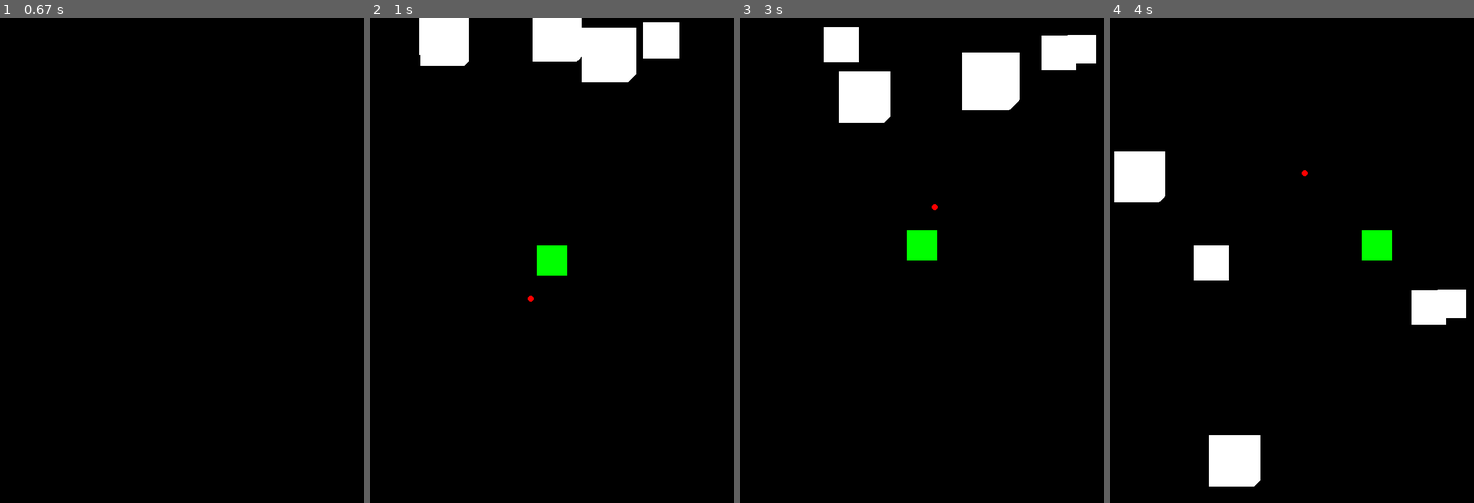
Above: before the commit, frames 1-4 (left to right).
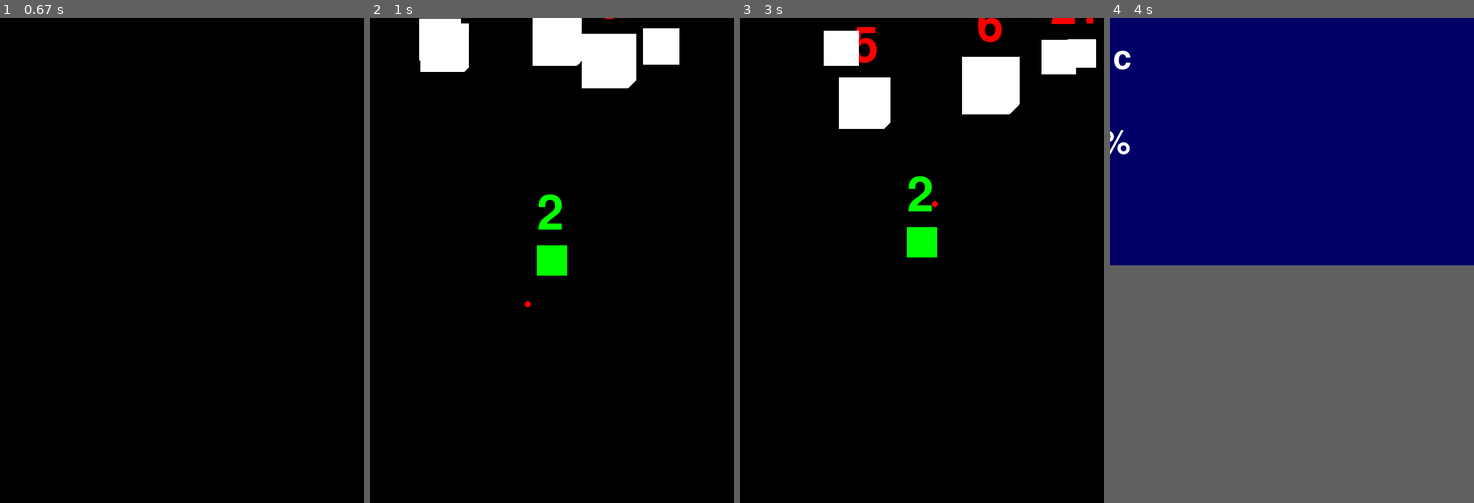
Above: after the commit, the same moments.

Repository: Lazerny/stunning-pygame-project
Game: pygame game, started from main.py
Two runs of this game, one before a commit and one after it. Both use one fixed random seed, a clock stepped at 60 frames per second and the inputs below.
Inputs (mouse positions are in pixels of both pictures, inside the frame that each line leads up to):
- Up to frame 1 (0.67 s): click (152, 168) at 0.38 s
- Up to frame 2 (1 s): click (537, 279) at 0.72 s
- Up to frame 3 (3 s): hold Right 1-1.47 s; move the mouse to (1038, 245) at 1.03 s; click (834, 110) at 1.55 s; click "Правила игры" at 1.88 s; click (798, 124) at 2.22 s; hold Up 2.5-2.8 s; click (976, 90) at 2.88 s
- Up to frame 4 (4 s): hold Right 3.17-3.63 s; move the mouse to (1423, 430) at 3.2 s; click (1197, 42) at 3.72 s
In frame 4 the window is 600x800 before the commit and 600x408 after it. Grey fills any space a smaller window leaves; there, only what the larger window draws over its background counts as a difference.

Frame 1 is identical in both runs. In frame 2, 1.3% of the frame differs, in the area x 13-85%, y 0-60%; in frame 3, 2.0%; in frame 4, 54%, in the area x 0-100%, y 0-97%.

Commit message:
add hp and reload

Diff:
--- a/main.py
+++ b/main.py
@@ -23,17 +23,48 @@
         self.image.fill((0, 255, 0))
         self.rect = self.image.get_rect()
         self.rect.center = (x, y)
+        self.on_reload = False
+        self.magazine = 3
+        self.ammo = self.magazine
+        self.last_up_time = 0  # Время последнего выстрела
+        self.shoot_cooldown = 1000  # Перезарядка в миллисекундах (1 секунда)
+        self.text_variable = f"{str(self.ammo)}"
+        self.text_sprite = TextSprite(self.text_variable, self.rect.x, self.rect.y - 90, all_sprites,
+                                      font_size=80, color=(0, 255, 0), font_path=None)
 
     def update(self):
+        self.text_sprite.update_text(str(self.ammo))
         keys = pygame.key.get_pressed()
         if (keys[pygame.K_LEFT] or keys[pygame.K_a]) and self.rect.x > 0:
             self.rect.x -= 5
+            self.text_sprite.rect.x -= 5
         if (keys[pygame.K_RIGHT] or keys[pygame.K_d]) and self.rect.x < 600 - self.rect.width:
             self.rect.x += 5
+            self.text_sprite.rect.x += 5
         if (keys[pygame.K_UP] or keys[pygame.K_w]) and self.rect.y > 0:
             self.rect.y -= 5
+            self.text_sprite.rect.y -= 5
         if (keys[pygame.K_DOWN] or keys[pygame.K_s]) and self.rect.y < 800 - self.rect.height:
             self.rect.y += 5
+            self.text_sprite.rect.y += 5
+
+    def can_shot(self):
+        if self.ammo > 0 and not self.on_reload:
+            self.ammo -= 1
+            if self.ammo == 0:
+                self.last_up_time = pygame.time.get_ticks()
+            return True
+        return False
+
+    def reload(self, current_time):
+        if self.ammo == 0 or self.on_reload:
+            if current_time - self.last_up_time > self.shoot_cooldown:
+                self.on_reload = True
+                self.ammo += 1
+                self.last_up_time = current_time
+                if self.ammo == self.magazine:
+                    self.on_reload = False
+
 
 
 class Bullet(pygame.sprite.Sprite):
@@ -60,21 +91,38 @@
 class Meteorite(pygame.sprite.Sprite):
     def __init__(self):
         super().__init__(all_sprites, meteorite_group)
-        x = random.randint(40, 100)
-        self.image = pygame.Surface((x, x), pygame.SRCALPHA)
-        pygame.draw.circle(self.image, (255, 255, 255), (20, 20), x)  # Рисуем круг
+        self.radius = random.randint(40, 100)
+        self.image = pygame.Surface((self.radius, self.radius), pygame.SRCALPHA)
+        pygame.draw.circle(self.image, (255, 255, 255), (20, 20), self.radius)  # Рисуем круг
         self.rect = self.image.get_rect()
         self.rect.x = random.randint(0, width - self.rect.width)
         self.rect.y = random.randint(-100, -40)
         self.speed = random.randint(6, 10)
+        self.heal = self.radius // 10 - 4
+        self.text_variable = f"{self.heal + 1}"
+        self.text_sprite = TextSprite(self.text_variable, self.rect.x + self.radius / 4, self.rect.y - 90, all_sprites,
+                                      font_size=80, color=(255, 0, 0), font_path=None)
 
     def update(self):
         self.rect.y += self.speed
+        self.text_sprite.rect.y += self.speed
+        self.text_sprite.update_text(str(self.heal + 1))
         # Удаляем метеорит, если он выходит за пределы экрана
         if self.rect.y > height:
-            self.rect.x = random.randint(0, width - self.rect.width)
-            self.rect.y = random.randint(-100, -40)
-            self.speed = random.randint(2, 6)
+            x = random.randint(0, width - self.rect.width)
+            y = random.randint(-100, -40)
+            speed = random.randint(3, 6)
+            self.text_sprite.rect.x = x
+            self.text_sprite.rect.y = y
+            self.rect.x = x - self.radius / 4
+            self.rect.y = y + 90
+            self.speed = speed
+
+    def hit(self):
+        self.heal -= 1
+        if self.heal < 0:
+            self.text_sprite.kill()
+            return True
 
 
 class TextSprite(pygame.sprite.Sprite):
@@ -133,7 +181,7 @@
     text_variable = f"Время: {res[0]} с"
     text_variable1 = f"Разбито"
     text_variable2 = f"метеоритов: {res[1]}"
-    text_variable3 = f"процент"
+    text_variable3 = f"Процент"
     text_variable4 = f"попаданий: {res[2]}%"
     text_sprite = TextSprite(text_variable, 70, 40, all_sprites1, font_size=80, font_path=large_font_path)
     text_sprite1 = TextSprite(text_variable1, 70, 240, all_sprites1, font_size=80, font_path=large_font_path)
@@ -145,11 +193,10 @@
     text_sprite.rect.x = -300
     text_sprite3.rect.x = -500
     text_sprite4.rect.x = -500
-    text_sprite1.rect.x = -800
-    text_sprite2.rect.x = -800
+    text_sprite1.rect.x = -700
+    text_sprite2.rect.x = -700
 
     running = True
-    clock = pygame.time.Clock()
     while running:
         for event in pygame.event.get():
             if event.type == pygame.QUIT:
@@ -192,7 +239,6 @@
     sprite.rect.x = -600
     # text_sprite.rect.x = 0
     running = True
-    clock = pygame.time.Clock()
     while running:
         for event in pygame.event.get():
             if event.type == pygame.QUIT:
@@ -246,7 +292,9 @@
 
 def game():
     start = dt.datetime.now()
+    count_meteorite_hit = 0
     count_meteorite = 0
+
     count_bullets = 0
     # Определение размеров окна
     screen = pygame.display.set_mode((width, height))
@@ -267,17 +315,20 @@
             elif event.type == pygame.MOUSEBUTTONDOWN and event.button == 1:
                 # Если нажата левая кнопка мыши
                 mouse_x, mouse_y = pygame.mouse.get_pos()
-                # Создаем пулю с координатами корабля и точки нажатия
-                Bullet(spaceship.rect.centerx, spaceship.rect.centery, mouse_x, mouse_y)
-                count_bullets += 1
-
+                if spaceship.can_shot():
+                    Bullet(spaceship.rect.centerx, spaceship.rect.centery, mouse_x, mouse_y)
+                    count_bullets += 1
         # Обработка столкновений метеоритов и пуль
-        bullet_meteor_collisions = pygame.sprite.groupcollide(bullets_group, meteorite_group, True, True)
+        bullet_meteor_collisions = pygame.sprite.groupcollide(bullets_group, meteorite_group, True, False)
 
         # Пересоздаем метеориты после столкновения
-        for _ in bullet_meteor_collisions.values():
-            count_meteorite += 1
-            Meteorite()
+        for meteorite in bullet_meteor_collisions.values():
+            count_meteorite_hit += 1
+            if meteorite[0].hit():
+                meteorite[0].kill()
+                count_meteorite += 1
+                Meteorite()
+
 
         # Обработка столкновений метеоритов и корабля
         spaceship_meteor_collisions = pygame.sprite.spritecollide(spaceship, meteorite_group, False)
@@ -292,7 +343,8 @@
             a = dt.datetime.now() - start
             db = DatabaseManager()
             query = '''INSERT INTO results (time, meteors, HitRate) VALUES (?, ?, ?)'''
-            params = (a.seconds, count_meteorite, round((count_meteorite / count_bullets) * 100) if count_meteorite != 0 else 0)
+            params = (a.seconds, count_meteorite,
+                      round((count_meteorite_hit / count_bullets) * 100) if count_meteorite_hit != 0 else 0)
             db.execute_query(query, params)
 
             end_screen()
@@ -301,10 +353,13 @@
             start_screen()
 
         all_sprites.update()
+        current_time = pygame.time.get_ticks()
+        spaceship.reload(current_time)
         screen.fill((0, 0, 0))
         all_sprites.draw(screen)
         pygame.display.flip()
-        pygame.time.Clock().tick(60)
+        print(current_time)
+        clock.tick(60)
 
     pygame.quit()
     sys.exit()
@@ -312,3 +367,4 @@
 
 if __name__ == '__main__':
     start_screen()
+# 338
Binary file changed: Spaceship.sqlite
